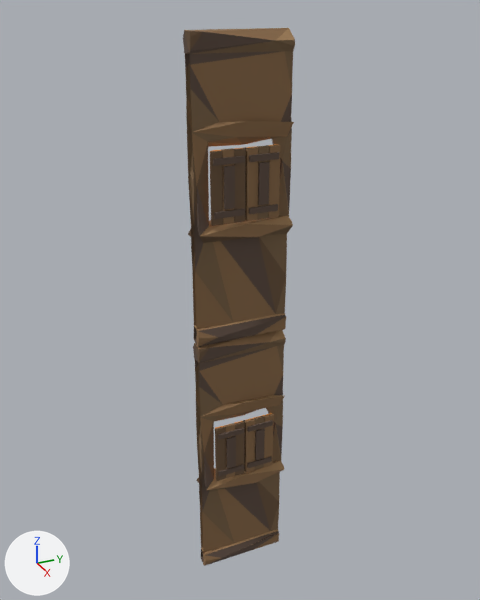
What one commit did to the Blender file art/kit/walls/wall.wood.window_tall/wall.wood.window_tall.blend.
Before and after are seen from a 50 mm camera at (5.68, -2.56, 6.26) aimed at (-0.15, 0.06, 3.35). Lighting does not change. The marker at lower left points along +X, +Y and +Z. The older version comes first.

Objects in the first picture: 'shutter_a', 'shutter_b', 'window' and 1 more.
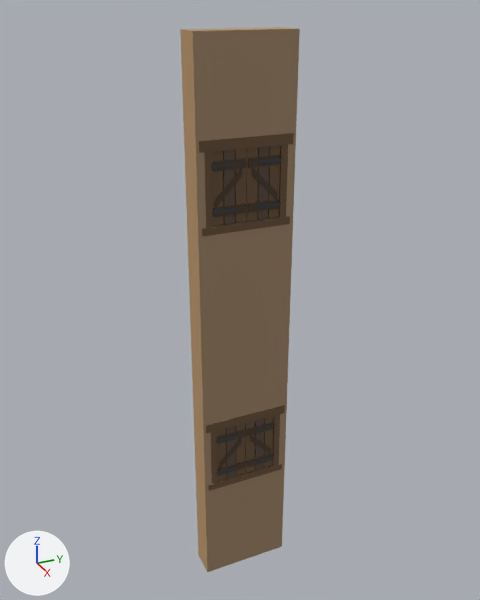
Edits to the bpy script that builds the scene:
```text
Add mat_wall_set:
    mat_wall_set = principled_material('wall_set')
    mat_wall_set.base_color = (0.36, 0.24, 0.14)  # beige #a28669
Change me_window:
    used by ob_window; location = (0.0, 0.0, 0.0)
    remove me_window.from_pydata(...)  # 460 vertices, 828 faces; spans x -0.15..0.15, y -0.5..0.5, z 0.0..6.0
    add me_window.from_pydata(...)  # 336 vertices, 166 faces; spans x -0.16..0.16, y -0.5..0.5, z 0.0..6.0
    me_window part 1: a new loose piece, a box spanning x -0.157..0.157, y -0.47..0.47, z 2.0..2.1, in mat_palette (picture img_palette_png)
    me_window part 2: a new loose piece, a box spanning x -0.157..0.157, y -0.47..0.47, z 5.0..5.1, in mat_palette (picture img_palette_png)
    me_window part 3: the loose piece of 182 vertices spanning x -0.15..0.15, y -0.5..0.5, z 0.0..3.0 is rebuilt with 8 vertices and now spans x -0.15..0.15, y -0.5..0.5, z 0.0..1.22
    me_window part 4: the loose piece of 182 vertices spanning x -0.15..0.15, y -0.5..0.5, z 3.0..6.0 is rebuilt with 8 vertices and now spans x -0.15..0.15, y -0.5..0.5, z 3.0..4.22
    me_window part 5: the loose piece of 8 vertices spanning x 0.13..0.15, y 0.03..0.33, z 4.37..4.43 is rebuilt with 8 vertices and now spans x 0.14..0.15, y 0.01..0.34, z 4.39..4.48
    me_window part 6: the loose piece of 8 vertices spanning x 0.13..0.15, y -0.23..-0.13, z 4.45..4.85 is rebuilt with 8 vertices and now spans x 0.14..0.15, y -0.32..-0.05, z 4.48..4.82
    me_window part 7: the loose piece of 8 vertices spanning x 0.13..0.15, y 0.03..0.33, z 4.87..4.93 is rebuilt with 8 vertices and now spans x 0.14..0.15, y 0.01..0.34, z 4.82..4.91
    me_window part 8: the loose piece of 8 vertices spanning x 0.13..0.15, y 0.13..0.23, z 4.45..4.85 is rebuilt with 8 vertices and now spans x 0.14..0.15, y 0.05..0.32, z 4.48..4.82
    me_window part 9: the loose piece of 8 vertices spanning x 0.13..0.15, y -0.33..-0.03, z 4.37..4.43 is rebuilt with 8 vertices and now spans x 0.14..0.15, y -0.34..-0.01, z 4.39..4.48
    me_window part 10: the loose piece of 8 vertices spanning x 0.13..0.15, y -0.33..-0.03, z 4.87..4.93 is rebuilt with 8 vertices and now spans x 0.14..0.15, y -0.34..-0.01, z 4.82..4.91
    me_window part 11: the loose piece of 8 vertices spanning x 0.1..0.13, y 0.01..0.12, z 4.3..4.99 is rebuilt with 8 vertices and now spans x 0.13..0.14, y 0.0..0.11, z 4.3..5.0
    me_window part 12: 14 vertices removed from x 0.1..0.13, y -0.24..0.24, z 4.3..5.0; 222 vertices added at x -0.16..0.16, y -0.5..0.5, z 0.0..6.0
    other edits to the shape of me_window do not show in these pictures
    add me_window.materials.append(mat_wall_set)  # beige #a28669
```

Where the change shows, as pixel boxes (x1, y1, x2, y2) in the pictures (480 x 600 px):
'window', reshaped (7% wider)
    before: (183, 28, 295, 566)
    after: (180, 27, 300, 572)
part 1 of me_window, added (brown)
    after: (206, 405, 285, 434)
part 2 of me_window, added (brown)
    after: (199, 133, 294, 153)
part 3 of me_window, rebuilt (not visible before)
    after: (196, 477, 207, 571)
part 4 of me_window, rebuilt (not visible before)
    after: (187, 228, 201, 351)
part 5 of me_window, rebuilt (not visible before)
    after: (248, 200, 279, 213)
part 6 of me_window, rebuilt (not visible before)
    after: (215, 168, 242, 208)
part 7 of me_window, rebuilt (not visible before)
    after: (248, 155, 280, 168)
part 8 of me_window, rebuilt (not visible before)
    after: (252, 167, 277, 200)
part 9 of me_window, rebuilt (not visible before)
    after: (213, 204, 246, 217)
part 10 of me_window, rebuilt (not visible before)
    after: (213, 158, 246, 171)
part 11 of me_window, rebuilt (not visible before)
    after: (246, 147, 258, 221)
part 12 of me_window, built on (brown)
    after: (180, 27, 300, 572)
